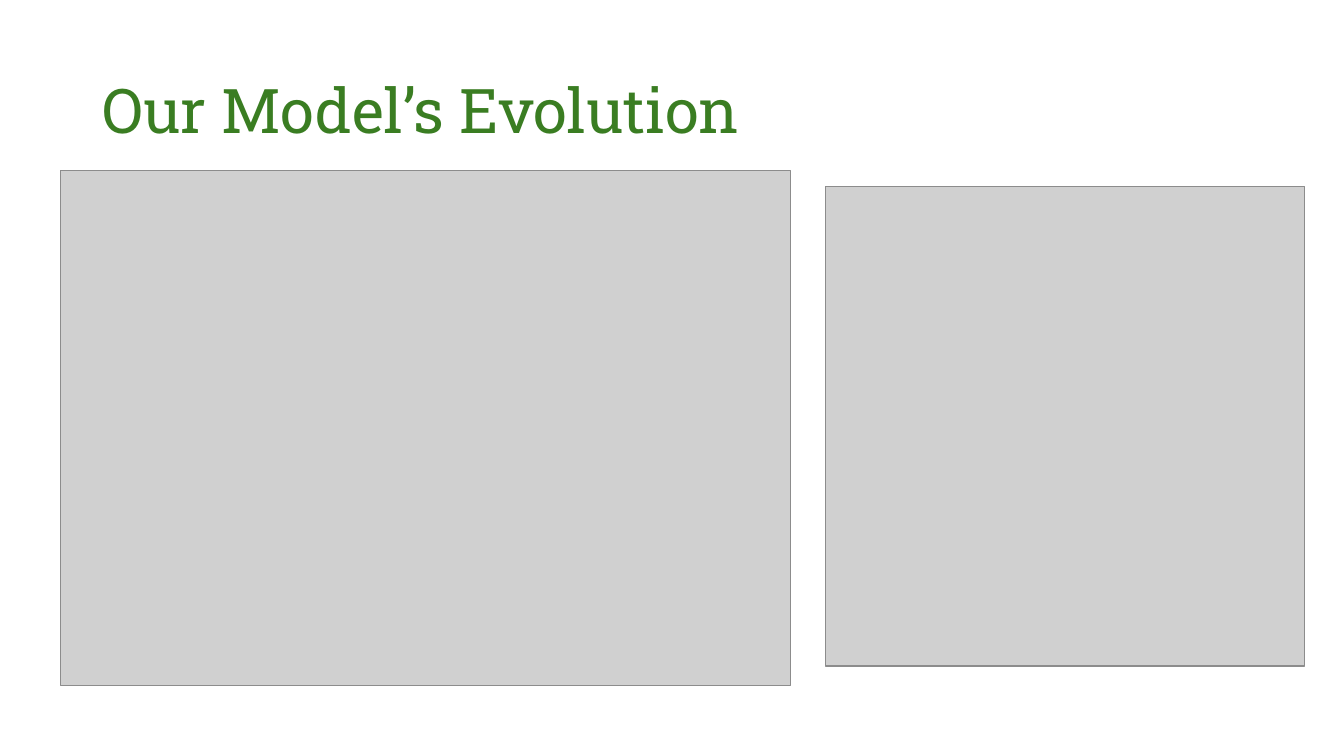
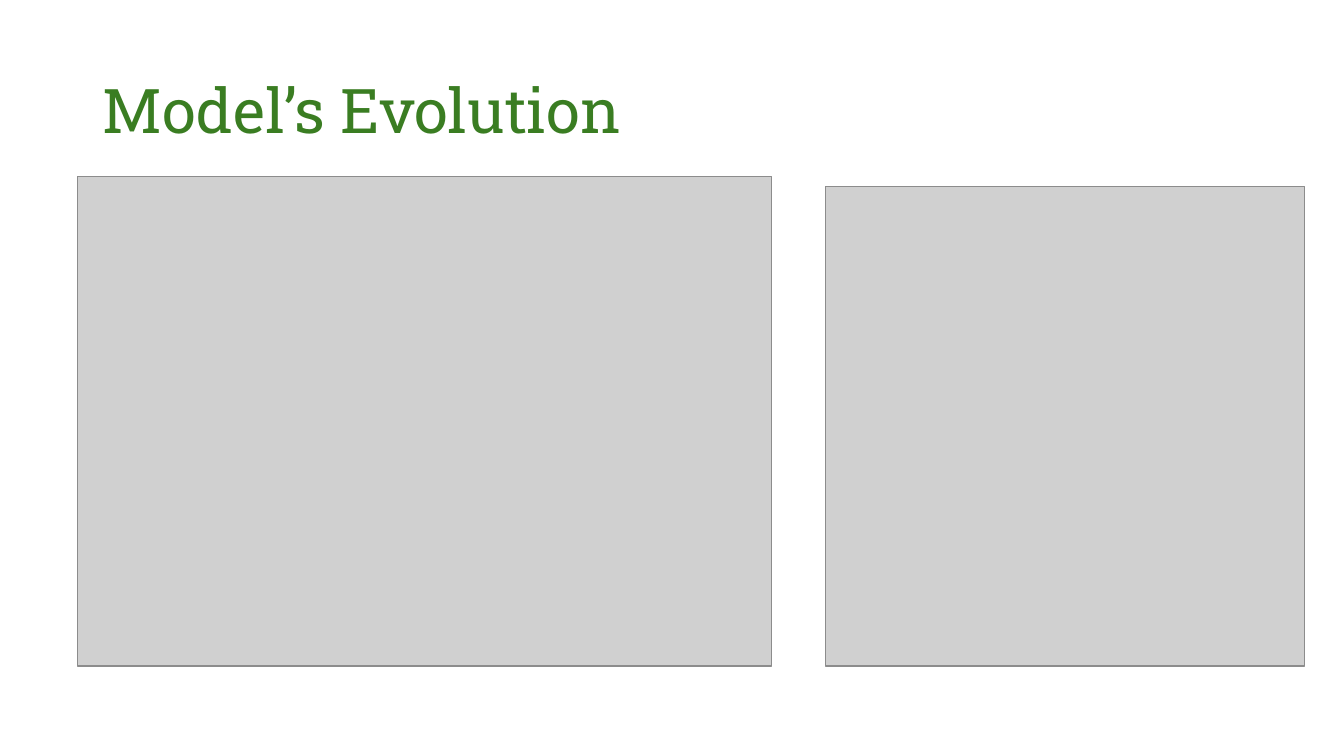
Before and after one commit to yuvaldotan/workshop_microbiome, a slide deck: slide 4 of Milestone3/Milestone 3.pptx. Drawn at 1344x756 pixels with LibreOffice and Linux fonts; fonts in the diff are those of the drawing; grey boxes stand for pictures; background and template pictures are left out. Boxes give left, top, right and bottom in pixels: in the first picture for what was removed or moved away, otherwise in the second. Text is boxed around its words. In the diff, an @@ line names an element or a change of style, - is before the commit and + after.

Commit message:
formula

```diff
--- a/Milestone3/Milestone 3.pptx
+++ b/Milestone3/Milestone 3.pptx
@@ title at bbox=[102, 86, 621, 134]: text changed @@
-Our Model’s Evolution
+Model’s Evolution
@@ picture: place and size @@
-picture at bbox=[60, 170, 790, 685]
+picture at bbox=[78, 176, 772, 666]
```
